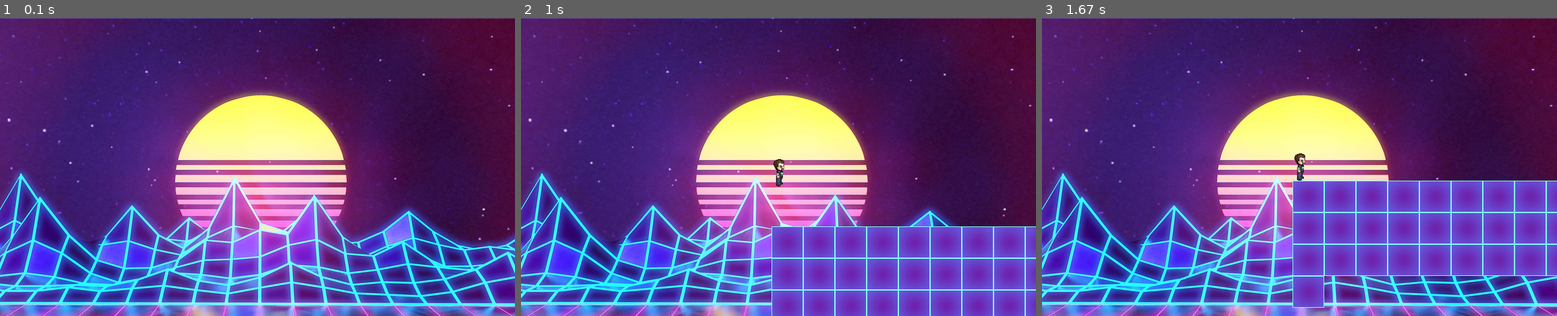
Above: before the commit, frames 1-3 (left to right).
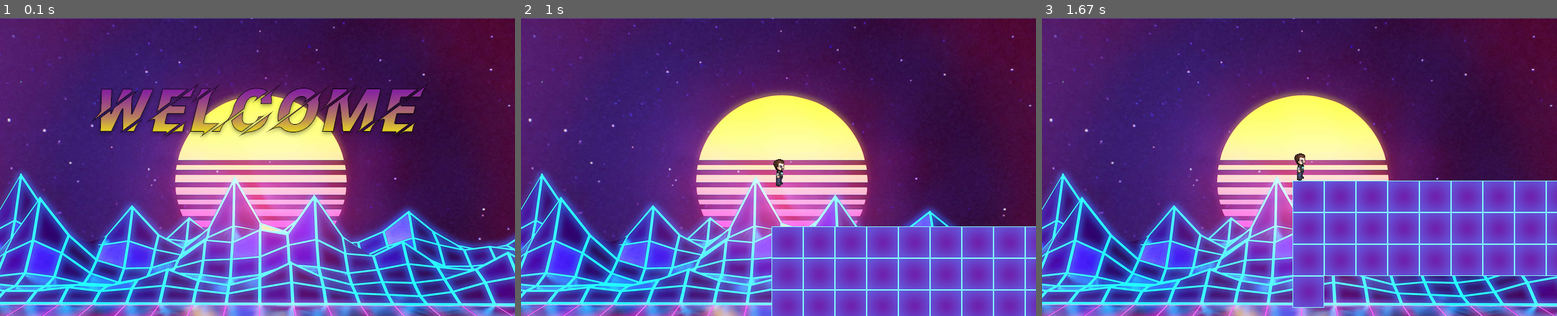
Above: after the commit, the same moments.

Repository: ftelnov/PyGameProject
Game: pygame game, started from main.py
Two runs of this game, one before a commit and one after it. Both use one fixed random seed, a clock stepped at 60 frames per second and the inputs below.
Inputs (mouse positions are in pixels of both pictures, inside the frame that each line leads up to):
- Up to frame 1 (0.1 s): no input
- Up to frame 2 (1 s): click (778, 167) at 0.38 s; tap Space at 0.67 s
- Up to frame 3 (1.67 s): no input

The runs differ from the first frame. In frame 1, 5.6% of the frame differs, in the area x 17-84%, y 21-42%; in frame 2, nothing differs; in frame 3, nothing differs.

Commit message:
Пофиксил подгрузку уровня, изменил начальный и конечный экраны

Diff:
--- a/Constants.py
+++ b/Constants.py
@@ -8,6 +8,7 @@
 
 FON = load_image('fons/fon.png')
 DIE = load_image('fons/die.png')
+FON_WITHOUT_BUTTONS = load_image('fons/fon-without-buttons.png')
 
 tile_width = tile_height = 50
 
--- a/MainFunctions.py
+++ b/MainFunctions.py
@@ -6,7 +6,7 @@
 def load_level(filename):
     filename = "data/levels/" + filename
     with open(filename, 'r') as mapFile:
-        level_map = [line.strip() for line in mapFile]
+        level_map = [line.replace(' ', '.') for line in mapFile]
     max_width = max(map(len, level_map))
     return list(map(lambda x: x.ljust(max_width, '.'), level_map))
 
@@ -33,6 +33,8 @@
                 Tile(tiles_group, all_sprites, 'speed-up-block', x, y)
             elif level[y][x] == '-':
                 Tile(tiles_group, all_sprites, 'speed-down-block', x, y)
+            elif level[y][x] == ' ':
+                Tile(tiles_group, all_sprites, 'empty-block', x, y)
             if tile_height * y - ADDHEIGHT > maximum_height:
                 maximum_height = tile_height * y - ADDHEIGHT
     # вернем игрока, а также размер поля в клетках
--- a/data/levels/level.txt
+++ b/data/levels/level.txt
@@ -1,9 +1,7 @@
-
-
-
-
-             @
-###################+++++++# ------------#S###S##S# ##S#### ### ## ### # # #  !
+                                       #J+++++++++S
+                                       #
+@                                      #
+###################J##J##J##J##J##J    #
 #############
 #############               ###  ####
 #
--- a/main.py
+++ b/main.py
@@ -4,32 +4,35 @@
 from MainFunctions import *
 from Classes import *
 
-pygame.init()
+pygame.init()  # инициализация
 
-all_sprites = pygame.sprite.Group()
-tiles_group = pygame.sprite.Group()
-player_group = pygame.sprite.Group()
-running = True
-screen = pygame.display.set_mode(SIZE)
-pygame.display.flip()
-clock = pygame.time.Clock()
-level = generate_level(load_level('level.txt'), player_group, tiles_group, all_sprites)
-mainPlayer = level[0]
-mainPlayer.set_field_geometry(SIZE)
-start_position = mainPlayer.get_rect()
+# все группы спрайтов(глобальные)
+all_sprites = pygame.sprite.Group()  # все спрайты
+tiles_group = pygame.sprite.Group()  # препятсвия
+player_group = pygame.sprite.Group()  # группа игрока
+
+screen = pygame.display.set_mode(SIZE)  # главный surface
+pygame.display.flip()  # отображаем начальный экран
+clock = pygame.time.Clock()  # контроль времени в pygame
+level = generate_level(load_level('level.txt'), player_group, tiles_group, all_sprites)  # генерируем уровень
+mainPlayer = level[0]  # получаем персонажа
+mainPlayer.set_field_geometry(SIZE)  # устанавливаем игроку размеры поля(нужно для корректной работы спрайта игрока)
+start_position = mainPlayer.get_rect()  # стартовая позиция игрока
 
 
+#  функция выхода из приложения
 def terminate():
     pygame.quit()
     sys.exit()
 
 
+#  начальная заставка
 def start_screen():
-    fon = pygame.transform.scale(FON, (WIDTH, HEIGHT))
-    screen.blit(fon, (0, 0))
-    start_running = True
-    while start_running:
-        for event in pygame.event.get():
+    fon = pygame.transform.scale(FON, (WIDTH, HEIGHT))  # фон заставки
+    screen.blit(fon, (0, 0))  # грузим фон
+    start_running = True  # флаг заставки
+    while start_running:  # основной цикл заставки
+        for event in pygame.event.get():  # чекаем события
             if event.type == pygame.QUIT:
                 terminate()
             elif event.type == pygame.KEYDOWN or \
@@ -40,38 +43,49 @@
     main_game()
 
 
+#  основной цикл игры
 def main_game():
-    camera = Camera()
-    events = []
-    mainPlayer.reincarnation()
-    for sprite in tiles_group:
+    camera = Camera()  # инициализируем объект камеры
+    events = []  # заводим список событий
+    mainPlayer.reincarnation()  # восстанавливаем данные главного игрока
+    for sprite in tiles_group:  # восстанавливаем все спрайты
         sprite.reincarnation()
     main_running = True
-    while main_running:
+    while main_running:  # основной цикл
         for event in pygame.event.get():
             if event.type == pygame.QUIT:
                 terminate()
             if event.type == pygame.KEYDOWN or event.type == pygame.KEYUP:
                 events.append(event)
-        screen.blit(FON, (0, 0))
+        screen.blit(FON_WITHOUT_BUTTONS, (0, 0))
+
+        # обновляем положение камеры и всех спрайтов
         camera.update(mainPlayer)
         for sprite in all_sprites:
             camera.apply(sprite)
+
+        # подгружаем игроку все события
         player_group.update(events)
+
+        # отрисовываем спрайты
         all_sprites.draw(screen)
-        tiles_group.draw(screen)
+
+        # если персонаж умер, заканчиваем игру
         if not mainPlayer.alive:
             main_running = False
+
+        # очищаем список событий
         events.clear()
         pygame.display.flip()
         clock.tick(FPS)
     die_screen()
 
 
+# заставка смерти, аналогично предидущим
 def die_screen():
     fon = pygame.transform.scale(DIE, (WIDTH, HEIGHT))
     buttons_group = pygame.sprite.Group()
-    newgamebutton = Button(buttons_group, 200, 250, button_images['new-game'])
+    new_game_button = Button(buttons_group, 200, 250, button_images['new-game'])
     screen.blit(fon, (0, 0))
     die_running = True
     while die_running:
@@ -79,8 +93,8 @@
             if event.type == pygame.QUIT:
                 terminate()
             elif event.type == pygame.MOUSEBUTTONDOWN:
-                        if newgamebutton.rect.collidepoint(event.pos):
-                            die_running = False
+                if new_game_button.rect.collidepoint(event.pos):
+                    die_running = False
         buttons_group.draw(screen)
         pygame.display.flip()
         clock.tick(FPS)
Binary file changed: data/png/fons/die.png
Binary file added: data/png/fons/fon-without-buttons.png
Binary file changed: data/png/fons/fon.png
Not shown, changed: data/psd/die.psd
